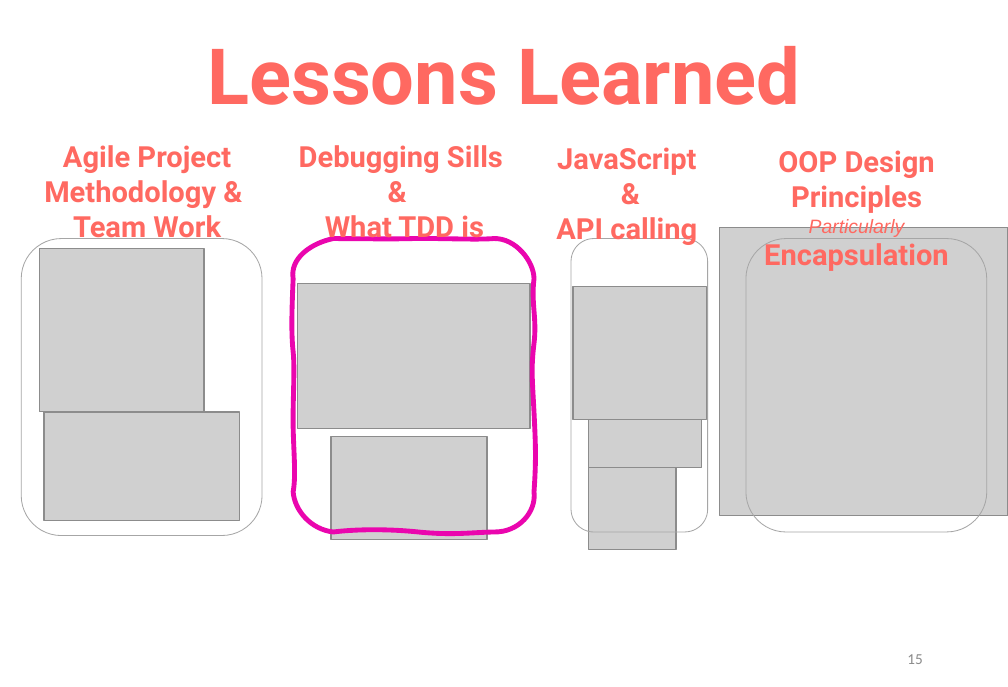
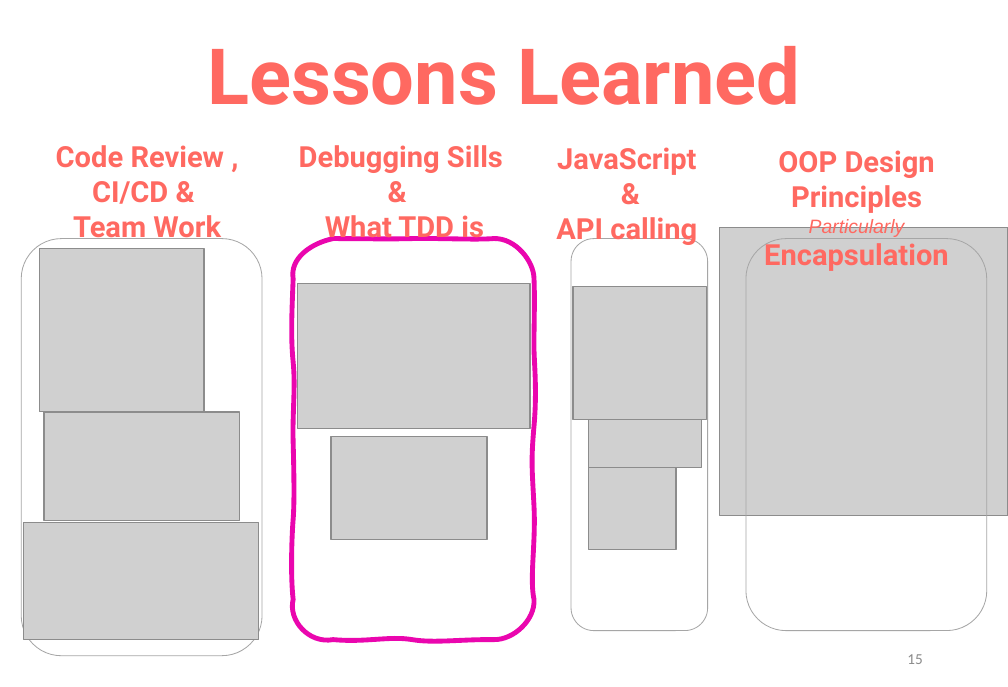
Before and after one commit to bashirawaty02/to_do_list_app, a slide deck: slide 15 of img/todolistApp_slides.pptx. Drawn at 1008x687 pixels with LibreOffice and Linux fonts; fonts in the diff are those of the drawing; grey boxes stand for pictures. Boxes give left, top, right and bottom in pixels: in the first picture for what was removed or moved away, otherwise in the second. Text is boxed around its words. In the diff, an @@ line names an element or a change of style, - is before the commit and + after.

Commit message:
Updated slides

```diff
--- a/img/todolistApp_slides.pptx
+++ b/img/todolistApp_slides.pptx
@@ text at <box>56,145,225,204</box>: text changed @@
-Agile Project Methodology &
+Code Review , CI/CD &
@@ rounded rectangle: place and size @@
-rounded rectangle at <box>21,239,262,535</box>
+rounded rectangle at <box>21,239,262,656</box>
@@ freeform shape: place and size @@
-freeform shape at <box>293,239,534,532</box>
+freeform shape at <box>293,239,534,640</box>
@@ rounded rectangle: place and size @@
-rounded rectangle at <box>572,239,708,532</box>
+rounded rectangle at <box>572,239,708,631</box>
@@ rounded rectangle: place and size @@
-rounded rectangle at <box>746,239,987,532</box>
+rounded rectangle at <box>746,239,987,631</box>
@@ picture added at <box>23,523,258,640</box> @@
```
